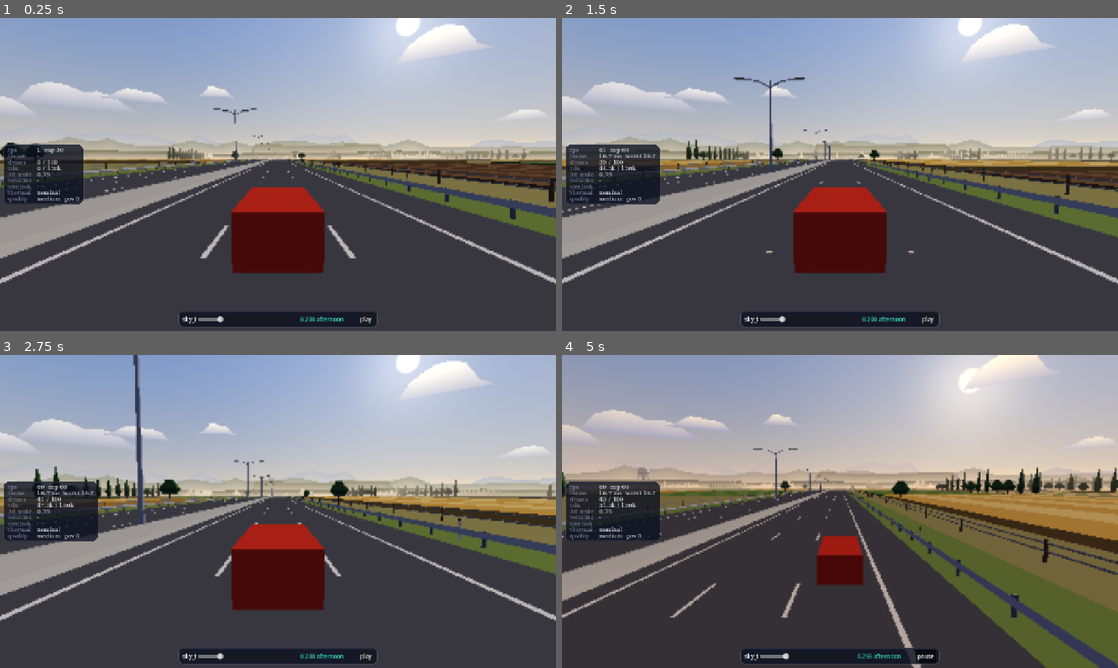
Above: before the commit, frames 1-4 (two rows, left to right).
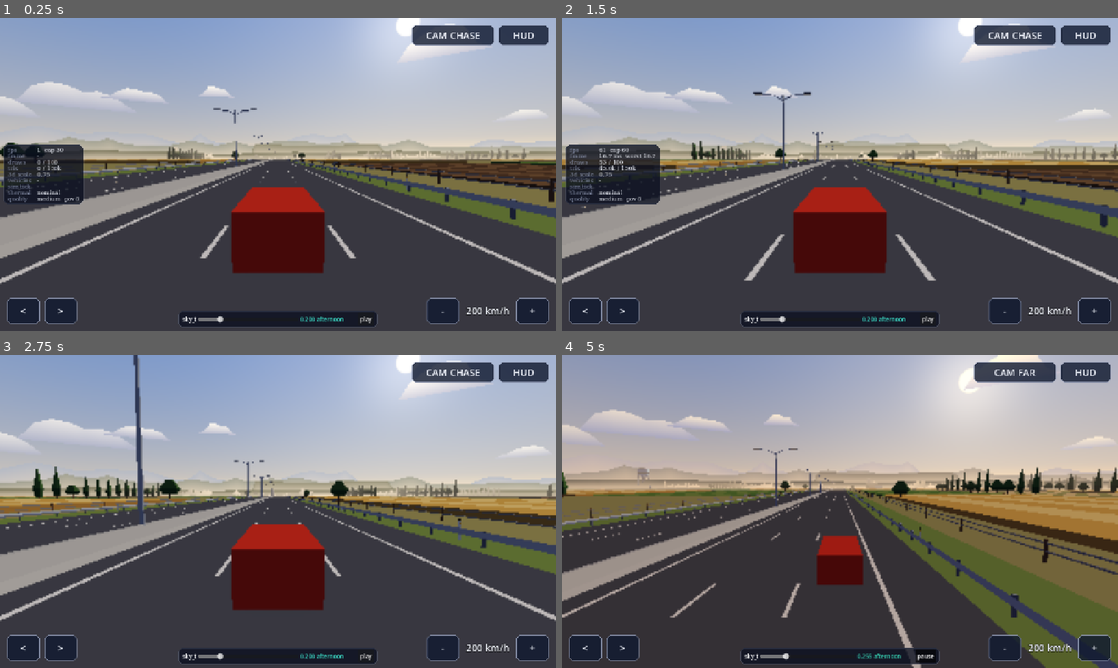
Above: after the commit, the same moments.

Repository: b3vet/westbound
Game: Godot game, scene res://src/dev/road_drive.tscn
Same seed, same stepped clock (60 frames per second), same inputs: the game is played once before the commit and once after it.
Inputs (mouse positions are in pixels of both pictures, inside the frame that each line leads up to):
- Up to frame 1 (0.25 s): no input
- Up to frame 2 (1.5 s): click (1006, 312) at 0.5 s, where only the run after the commit has a clickable "-"; click (1095, 312) at 1.25 s, where only the run after the commit has a clickable "+"
- Up to frame 3 (2.75 s): click (522, 373) at 2 s, where only the run after the commit has a clickable "HUD"
- Up to frame 4 (5 s): click "play" at 2.75 s; move the mouse to (962, 495) at 3.52 s; hold Right 3.53-4.25 s; tap C at 3.6 s; click (962, 495) at 3.67 s; drag from (728, 527) to (812, 574) at 4.27 s

The runs differ from the first frame. In frame 1, 3.6% of the frame differs, in the area x 1-99%, y 2-98%; in frame 2, 6.3%; in frame 3, 6.5%; in frame 4, 6.7%, in the area x 0-99%, y 2-98%.

Commit message:
Drive scene: visible touch buttons (lane, speed, camera, dev HUD) per M1 playtest
Tap zones were hard to find and three-finger taps don't reach the web build
on iOS. DriveControls adds safe-area-aware faceted buttons; the HUD button
toggles the dev HUD. M1 playtest notes recorded.

Co-Authored-By: Claude Opus 5.5 <noreply@anthropic.com>
Claude-Session: https://claude.ai/code/session_01TcMqR19wW8umBNNS6QLcPv

Diff:
--- /dev/null
+++ b/src/dev/drive_controls.gd
@@ -0,0 +1,132 @@
+class_name DriveControls
+extends CanvasLayer
+## Visible touch buttons for the dev drive scenes (M1 playtest feedback: tap
+## zones were hard to find, three-finger taps don't reach the web build).
+## Dev-only; the real controls overlay (WP2.2) replaces the driving buttons.
+##
+## Layout (safe-area aware): lane < > bottom-left, speed - + bottom-right,
+## CAM and HUD top-right. Faceted panels per the design system (chamfered
+## StyleBoxFlat, thin edge), no animation when idle.
+
+signal lane_left
+signal lane_right
+signal speed_down
+signal speed_up
+signal camera_cycle
+signal hud_toggle
+
+## Design-system values (spec UI → Design system). Dev scene, not tuning.
+const PANEL := Color(0.067, 0.102, 0.188, 0.82)
+const EDGE := Color(0.54, 0.576, 0.678, 0.9)
+const TEXT := Color(0.957, 0.969, 1.0)
+const BEVEL_PX := 7
+const BUTTON_SIZE := Vector2(76.0, 60.0)
+const WIDE_SIZE := Vector2(116.0, 48.0)
+## Fits "CAM OVERHEAD", the longest mode label, so the row never resizes.
+const CAM_SIZE := Vector2(190.0, 48.0)
+const MARGIN_PX := 16.0
+const GAP_PX := 10.0
+const FONT_SIZE := 22
+
+var _speed_label: Label
+var _cam_button: Button
+var _root: Control
+
+
+func _ready() -> void:
+	layer = 50
+	_root = Control.new()
+	_root.set_anchors_preset(Control.PRESET_FULL_RECT)
+	_root.mouse_filter = Control.MOUSE_FILTER_IGNORE
+	add_child(_root)
+
+	var bottom_left := _row(Control.PRESET_BOTTOM_LEFT)
+	_add(bottom_left, "<", BUTTON_SIZE, lane_left.emit)
+	_add(bottom_left, ">", BUTTON_SIZE, lane_right.emit)
+
+	var bottom_right := _row(Control.PRESET_BOTTOM_RIGHT)
+	_add(bottom_right, "-", BUTTON_SIZE, speed_down.emit)
+	_speed_label = Label.new()
+	_speed_label.custom_minimum_size = Vector2(110.0, BUTTON_SIZE.y)
+	_speed_label.horizontal_alignment = HORIZONTAL_ALIGNMENT_CENTER
+	_speed_label.vertical_alignment = VERTICAL_ALIGNMENT_CENTER
+	_speed_label.add_theme_font_size_override(&"font_size", FONT_SIZE)
+	_speed_label.add_theme_color_override(&"font_color", TEXT)
+	_speed_label.add_theme_color_override(&"font_outline_color", Color.BLACK)
+	_speed_label.add_theme_constant_override(&"outline_size", 4)
+	bottom_right.add_child(_speed_label)
+	_add(bottom_right, "+", BUTTON_SIZE, speed_up.emit)
+
+	var top_right := _row(Control.PRESET_TOP_RIGHT)
+	_cam_button = _add(top_right, "CAM", CAM_SIZE, camera_cycle.emit)
+	_add(top_right, "HUD", WIDE_SIZE, hud_toggle.emit)
+
+	get_viewport().size_changed.connect(_layout)
+	_layout()
+
+
+func set_speed_text(text: String) -> void:
+	if _speed_label.text != text:
+		_speed_label.text = text
+
+
+func set_camera_text(mode: String) -> void:
+	var text := "CAM %s" % mode.to_upper()
+	if _cam_button.text != text:
+		_cam_button.text = text
+
+
+func _row(preset: Control.LayoutPreset) -> HBoxContainer:
+	var row := HBoxContainer.new()
+	row.add_theme_constant_override(&"separation", int(GAP_PX))
+	row.mouse_filter = Control.MOUSE_FILTER_IGNORE
+	row.set_meta(&"preset", preset)
+	_root.add_child(row)
+	return row
+
+
+func _add(row: HBoxContainer, text: String, size: Vector2, on_press: Callable) -> Button:
+	var b := Button.new()
+	b.text = text
+	b.custom_minimum_size = size
+	b.focus_mode = Control.FOCUS_NONE
+	b.add_theme_font_size_override(&"font_size", FONT_SIZE)
+	for state in [&"normal", &"hover", &"pressed", &"disabled", &"focus"]:
+		b.add_theme_stylebox_override(state, _style(state == &"pressed"))
+	for col in [&"font_color", &"font_hover_color", &"font_pressed_color", &"font_focus_color"]:
+		b.add_theme_color_override(col, TEXT)
+	b.pressed.connect(on_press)
+	row.add_child(b)
+	return b
+
+
+func _style(pressed: bool) -> StyleBoxFlat:
+	var s := StyleBoxFlat.new()
+	s.bg_color = PANEL.lightened(0.25) if pressed else PANEL
+	s.border_color = EDGE
+	s.set_border_width_all(2)
+	s.set_corner_radius_all(BEVEL_PX)
+	s.corner_detail = 1
+	return s
+
+
+## Place each row in its corner inside the display safe area.
+func _layout() -> void:
+	var vp := get_viewport().get_visible_rect().size
+	var safe := Rect2(Vector2.ZERO, vp)
+	var screen_safe := DisplayServer.get_display_safe_area()
+	var win := DisplayServer.window_get_size()
+	if screen_safe.size.x > 0 and win.x > 0:
+		var k := vp / Vector2(win)
+		safe = Rect2(Vector2(screen_safe.position) * k, Vector2(screen_safe.size) * k)
+	for row: HBoxContainer in _root.get_children().filter(func(c: Node) -> bool: return c is HBoxContainer):
+		row.reset_size()
+		var sz := row.get_combined_minimum_size()
+		var preset: int = row.get_meta(&"preset")
+		var x := safe.position.x + MARGIN_PX
+		var y := safe.position.y + MARGIN_PX
+		if preset == Control.PRESET_BOTTOM_RIGHT or preset == Control.PRESET_TOP_RIGHT:
+			x = safe.end.x - MARGIN_PX - sz.x
+		if preset == Control.PRESET_BOTTOM_LEFT or preset == Control.PRESET_BOTTOM_RIGHT:
+			y = safe.end.y - MARGIN_PX - sz.y
+		row.position = Vector2(x, y)
--- a/src/dev/road_drive.gd
+++ b/src/dev/road_drive.gd
@@ -7,12 +7,12 @@
 ## physics yet) with the real world stack: ProceduralRoadPath, FloatingOrigin,
 ## RoadBuilder, Roadside, BiomeDirector, the sky/color script and the dev HUD.
 ##
-## Controls (desktop / phone):
-##   C or tap the upper-right quarter  cycle camera (chase, far, hood, high)
-##   Up/Down or tap the right edge     speed +/- (100 / 160 / 200 / 250 / 280 km/h)
-##   Left/Right or tap the left edge   change lane
-##   backtick / three-finger tap       dev HUD
-##   bottom slider                     scrub sky_t live; play runs the whole timeline
+## Controls: on-screen buttons (DriveControls) on every platform, plus keys:
+##   lane < >            Left / Right
+##   speed - +           Down / Up (100 / 160 / 200 / 250 / 280 km/h)
+##   CAM                 C (chase, far, hood, high)
+##   HUD                 backtick (three-finger tap also works where the OS delivers it)
+##   bottom slider       scrub sky_t live; play runs the whole timeline
 
 const CAMERAS: Array[StringName] = [&"chase", &"far", &"hood", &"high"]
 ## Camera rigs: [behind_m, height_m, look_ahead_m, look_height_m]. Dev values.
@@ -38,6 +38,7 @@
 var _builder: RoadBuilder
 var _roadside: Roadside
 var _sky: SkyRig
+var _controls: DriveControls
 var _camera: Camera3D
 var _car: MeshInstance3D
 var _shadow: BlobShadow
@@ -81,6 +82,15 @@
 	add_child(_roadside)
 
 	_sky = $Sky
+	_controls = DriveControls.new()
+	_controls.name = "DriveControls"
+	add_child(_controls)
+	_controls.lane_left.connect(_change_lane.bind(-1))
+	_controls.lane_right.connect(_change_lane.bind(1))
+	_controls.speed_down.connect(_change_speed.bind(-1))
+	_controls.speed_up.connect(_change_speed.bind(1))
+	_controls.camera_cycle.connect(_cycle_camera)
+	_controls.hud_toggle.connect(Callable($DevHud, &"toggle"))
 	_camera = $Camera3D
 	_car = _make_car()
 	add_child(_car)
@@ -107,6 +117,7 @@
 	if Game.can_change_to(Game.RUNNING):
 		Game.change_state(Game.RUNNING)
 	_place_all()
+	_refresh_controls()
 	_car.reset_physics_interpolation()
 	_camera.reset_physics_interpolation()
 
@@ -144,25 +155,13 @@
 			KEY_C:
 				_cycle_camera()
 			KEY_UP:
-				_speed_index = mini(_speed_index + 1, SPEEDS_KMH.size() - 1)
+				_change_speed(1)
 			KEY_DOWN:
-				_speed_index = maxi(_speed_index - 1, 0)
+				_change_speed(-1)
 			KEY_LEFT:
 				_change_lane(-1)
 			KEY_RIGHT:
 				_change_lane(1)
-	elif event is InputEventScreenTouch and event.pressed:
-		var p: Vector2 = (event as InputEventScreenTouch).position
-		var size := get_viewport().get_visible_rect().size
-		if p.x < size.x * 0.15:
-			_change_lane(-1 if p.y < size.y * 0.5 else 1)
-		elif p.x > size.x * 0.85:
-			if p.y < size.y * 0.5:
-				_speed_index = mini(_speed_index + 1, SPEEDS_KMH.size() - 1)
-			else:
-				_speed_index = maxi(_speed_index - 1, 0)
-		elif p.x > size.x * 0.5 and p.y < size.y * 0.25:
-			_cycle_camera()
 
 
 ## Snap hook (tools/snap.sh): --s=, --cam=, --lane=, --sky_t=.
@@ -171,6 +170,7 @@
 		_sky.sky_t = float(args["sky_t"])
 	if args.has("cam"):
 		_cam_index = maxi(CAMERAS.find(StringName(str(args["cam"]))), 0)
+		_refresh_controls()
 	if args.has("lane"):
 		_lane = int(args["lane"])
 	if args.has("s"):
@@ -197,6 +197,17 @@
 
 func _cycle_camera() -> void:
 	_cam_index = (_cam_index + 1) % CAMERAS.size()
+	_refresh_controls()
+
+
+func _change_speed(dir: int) -> void:
+	_speed_index = clampi(_speed_index + dir, 0, SPEEDS_KMH.size() - 1)
+	_refresh_controls()
+
+
+func _refresh_controls() -> void:
+	_controls.set_speed_text("%d km/h" % int(SPEEDS_KMH[_speed_index]))
+	_controls.set_camera_text(String(CAMERAS[_cam_index]))
 
 
 func _view_ahead() -> float:
Not shown, added: src/dev/drive_controls.gd.uid
Not shown, changed: docs/IMPLEMENTATION_PLAN.md
Not shown, changed: docs/playtests/M1.md
